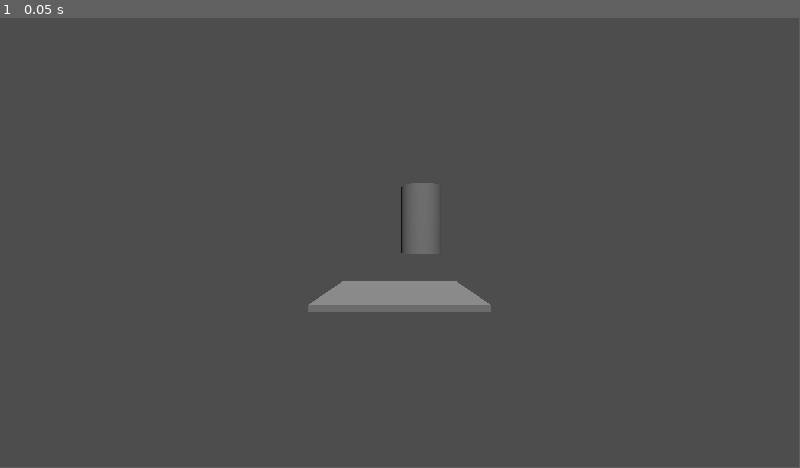
Above: before the commit, frame 1.
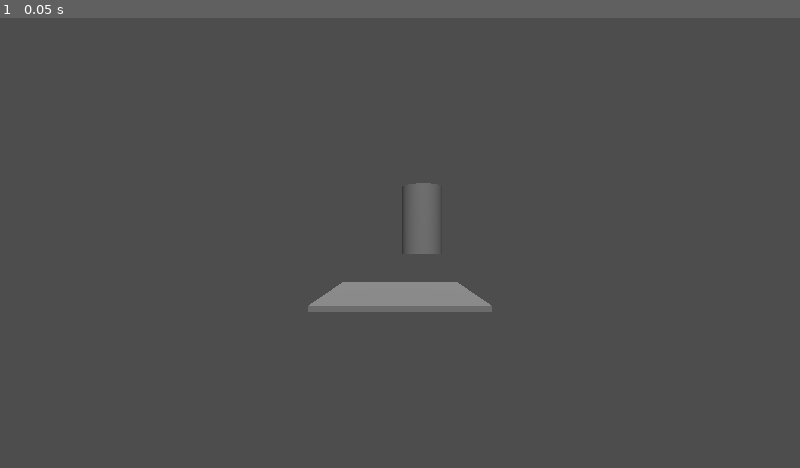
Above: after the commit, the same moment.

Repository: axhiggin/Split-2
Game: Godot game, scene res://main_scene.tscn
Two runs of this game, one before a commit and one after it. Both use one fixed random seed, a clock stepped at 60 frames per second and the inputs below. The project has no main scene, so this scene is started directly.
Inputs:
- Up to frame 1 (0.05 s): no input
In our replay, the window is 799x449 before the commit and 800x450 after it. These sizes can differ from the game's own. Grey fills any space a smaller window leaves; there, only what the larger window draws over its background counts as a difference.

The runs differ from the first frame. In frame 1, 0.1% of the frame differs, in the area x 38-62%, y 36-66%.

Commit message:
branch made

Diff:
--- /dev/null
+++ b/MainMenu.tscn
@@ -0,0 +1,41 @@
+[gd_scene format=3 uid="uid://crjxuy07lh2he"]
+
+[node name="Node2D" type="Node2D"]
+
+[node name="MarginContainer" type="MarginContainer" parent="."]
+anchors_preset = 15
+anchor_right = 1.0
+anchor_bottom = 1.0
+offset_right = 1600.0
+offset_bottom = 900.0
+grow_horizontal = 2
+grow_vertical = 2
+theme_override_constants/margin_left = 100
+theme_override_constants/margin_top = 100
+theme_override_constants/margin_right = 100
+theme_override_constants/margin_bottom = 100
+
+[node name="HBoxContainer" type="HBoxContainer" parent="MarginContainer"]
+layout_mode = 2
+alignment = 2
+
+[node name="VBoxContainer" type="VBoxContainer" parent="MarginContainer/HBoxContainer"]
+layout_mode = 2
+
+[node name="Title" type="TextureRect" parent="MarginContainer/HBoxContainer/VBoxContainer"]
+layout_mode = 2
+
+[node name="Play" type="Label" parent="MarginContainer/HBoxContainer/VBoxContainer"]
+layout_mode = 2
+theme_override_font_sizes/font_size = 100
+text = "Play"
+
+[node name="Settings" type="Label" parent="MarginContainer/HBoxContainer/VBoxContainer"]
+layout_mode = 2
+theme_override_font_sizes/font_size = 100
+text = "Settings"
+
+[node name="Quit" type="Label" parent="MarginContainer/HBoxContainer/VBoxContainer"]
+layout_mode = 2
+theme_override_font_sizes/font_size = 100
+text = "Quit"
--- a/project.godot
+++ b/project.godot
@@ -13,3 +13,8 @@
 config/name="Split 2"
 config/features=PackedStringArray("4.2", "Forward Plus")
 config/icon="res://icon.svg"
+
+[display]
+
+window/size/viewport_width=1600
+window/size/viewport_height=900
